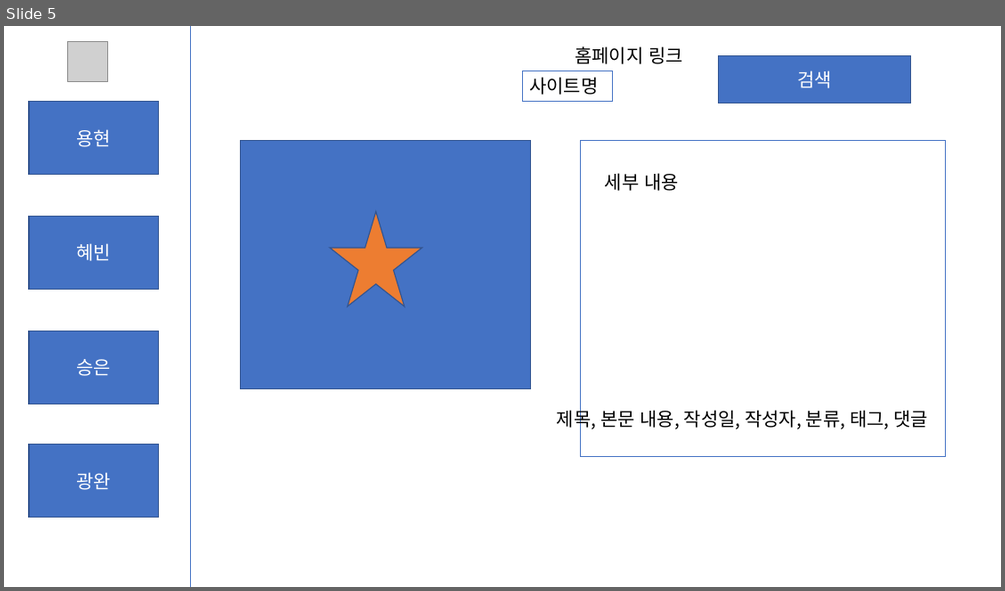
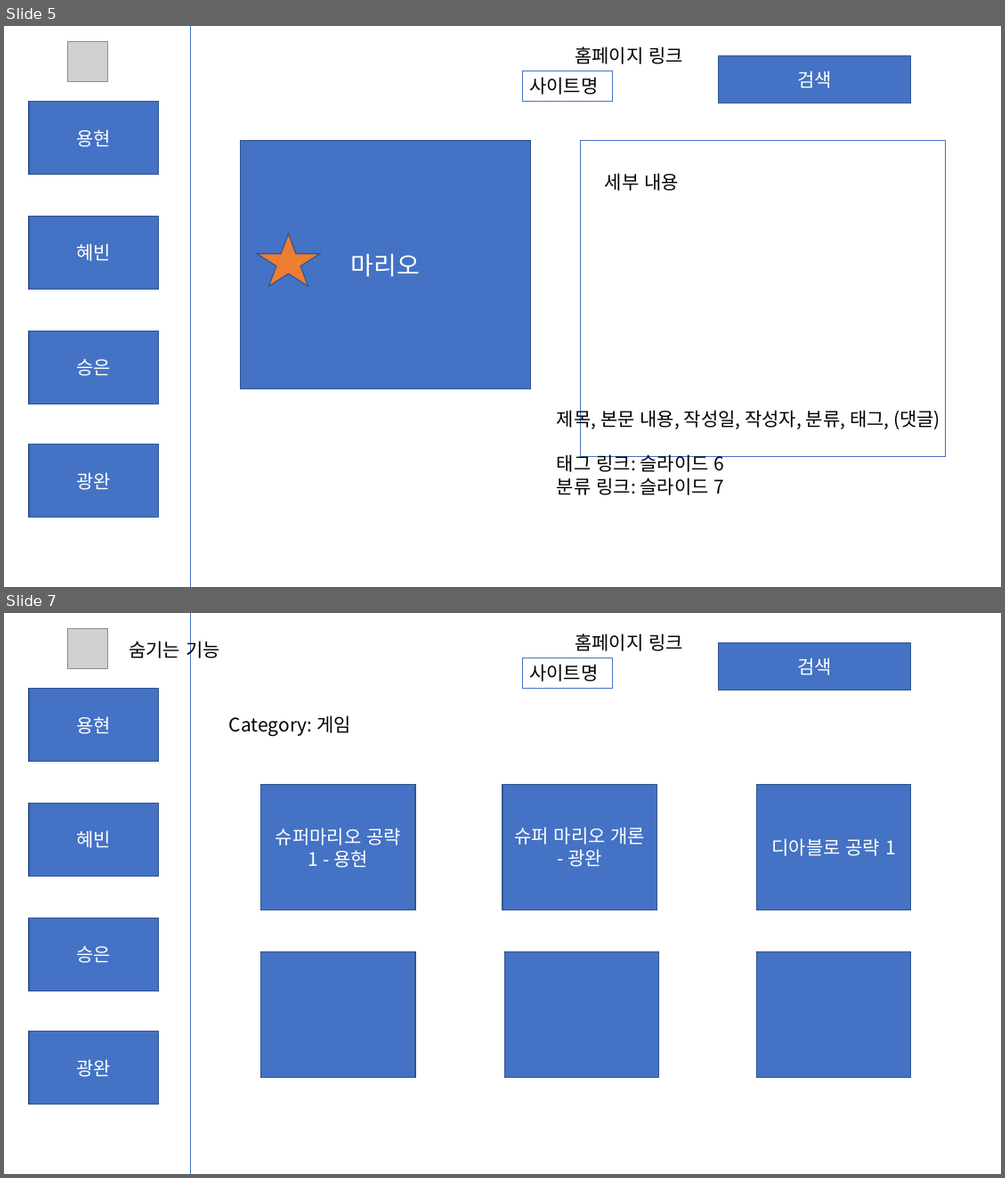
Before and after one commit to Kwang-wan/Project_WebPage, a slide deck: 기획 자료/화면 구성.pptx. Shown one above the other, each under a label of ours: slide 5 before the commit, slides 5 and 7 after it; the slides between them are not shown. The pictures are 1005x591 and 1005x1178 pixels, drawn with LibreOffice and Linux fonts; fonts in the diff are those of the drawing; grey boxes stand for pictures. Boxes give left, top, right and bottom in pixels: in the first picture for what was removed or moved away, otherwise in the second. Text is boxed around its words. In the diff, an @@ line names an element or a change of style, - is before the commit and + after.

```diff
--- a/기획 자료/화면 구성.pptx
+++ b/기획 자료/화면 구성.pptx
@@ slide 7 added at <box>4,613,1001,1174</box>, background #FFFFFF @@
@@ picture added at <box>67,629,108,669</box> @@
@@ text added at <box>129,638,220,661</box>, 18 pt, text #000000 @@
+숨기는 기능
@@ line added from (190, 613) to (190, 1174), #4472C4 0.5 pt @@
@@ text added at <box>574,633,683,651</box>, 18 pt, text #000000 @@
+홈페이지 링크
@@ rectangle added at <box>522,657,613,688</box>, outline #4472C4 0.75 pt, 18 pt, text #000000 @@
+사이트명
@@ rectangle added at <box>718,643,911,690</box>, fill #4472C4, outline #325491 1 pt, 18 pt, text #FFFFFF @@
+검색
@@ rectangle added at <box>29,689,159,761</box>, fill #4472C4, outline #325491 1 pt, 18 pt, text #FFFFFF @@
+용현
@@ text added at <box>229,715,351,736</box>, 18 pt, text #000000 @@
+Category: 게임
@@ rectangle added at <box>261,784,415,910</box>, fill #4472C4, outline #325491 1 pt, 18 pt, text #FFFFFF @@
+슈퍼마리오 공략 1 - 용현
@@ rectangle added at <box>502,784,657,910</box>, fill #4472C4, outline #325491 1 pt, 18 pt, text #FFFFFF @@
+슈퍼 마리오 개론 - 광완
@@ rectangle added at <box>756,784,910,910</box>, fill #4472C4, outline #325491 1 pt, 18 pt, text #FFFFFF @@
+디아블로 공략 1
@@ rectangle added at <box>29,803,159,876</box>, fill #4472C4, outline #325491 1 pt, 18 pt, text #FFFFFF @@
+혜빈
@@ rectangle added at <box>29,918,159,990</box>, fill #4472C4, outline #325491 1 pt, 18 pt, text #FFFFFF @@
+승은
@@ rectangle added at <box>261,952,415,1078</box>, fill #4472C4, outline #325491 1 pt @@
@@ rectangle added at <box>504,952,658,1078</box>, fill #4472C4, outline #325491 1 pt @@
@@ rectangle added at <box>756,952,910,1078</box>, fill #4472C4, outline #325491 1 pt @@
@@ rectangle added at <box>29,1031,159,1103</box>, fill #4472C4, outline #325491 1 pt, 18 pt, text #FFFFFF @@
+광완
@@ slide 5 changed as well @@
@@ star: place and size @@
-star at <box>330,211,422,306</box>
+star at <box>257,234,320,286</box>
@@ text in rectangle at <box>351,254,420,276</box>: text added @@
+마리오
@@ text at <box>557,407,940,495</box>: text changed @@
-제목, 본문 내용, 작성일, 작성자, 분류, 태그, 댓글
+제목, 본문 내용, 작성일, 작성자, 분류, 태그, (댓글)
+태그 링크: 슬라이드 6
+분류 링크: 슬라이드 7
```
Also in this commit, not shown: 4 other slides changed, 1 other slide added, 3 other files.
